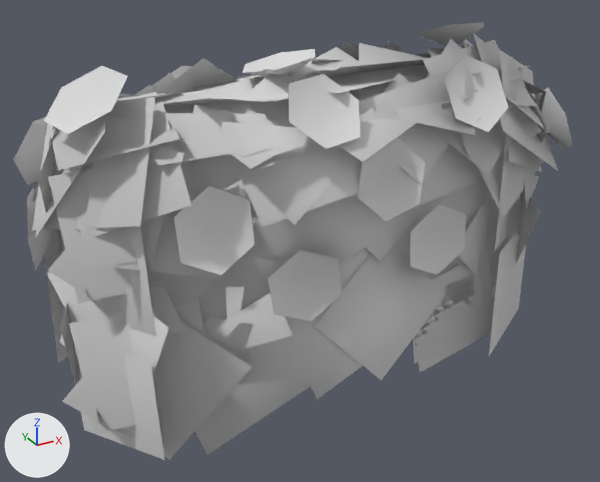
The glTF model public/glb/stylized_nature_pack/Bush_Large_Flowers.glb as it was, and as the next commit left it.
Camera for both pictures: a 50 mm lens placed at (-1.326, -2.302, 1.534), pointed at (-0.051, 0.016, 0.375). The axes (+X, +Y, +Z) are drawn at lower left. The lights are the same throughout. Where no turn or scale is listed for an object, it has been applied to the vertices.

The first picture shows 'Bush_Large_Flowers'.
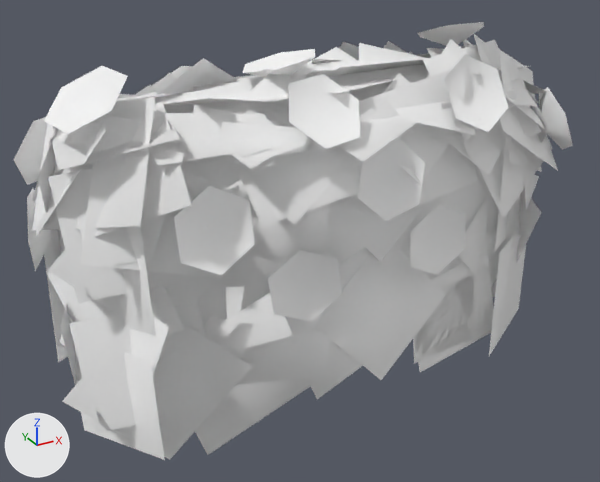
Where the newer file only moved an object's origin or applied its transform, the numbers keep the older frame.

Boxes [x1, y1, x2, y2] around the edits, measured in the pictures (600 x 482 px; the box of a moved part takes in the faces that stretch with it):
'Bush_Large_Flowers', recoloured, surface changed
    both: [13, 22, 573, 460]
part 1 of me_bush_large_flowers, moved or reshaped
    both: [35, 33, 558, 460]

The change, as a list of edits to the scene's bpy script:
```text
Change mat_bush_leaves:
    mat_bush_leaves.base_color: (0.8, 0.8, 0.8) -> (1.0, 1.0, 1.0)  # white #e7e7e7 -> white #ffffff
    mat_bush_leaves.metallic: 0.4 -> 1.0
Change mat_flowers:
    mat_flowers.base_color: (0.8, 0.8, 0.8) -> (1.0, 1.0, 1.0)  # white #e7e7e7 -> white #ffffff
    mat_flowers.metallic: 0.4 -> 1.0
Change me_bush_large_flowers:
    where me_bush_large_flowers.from_pydata(...)  # 699 vertices, 402 faces; spans x -0.96..0.97, y -0.36..0.4, z -0.18..1.08
    used by ob_bush_large_flowers; location = (0.0, 0.0, 0.0)
    me_bush_large_flowers part 1
    132 faces are deleted
    132 new faces join them, mat_bush_leaves (white #ffffff)
```
